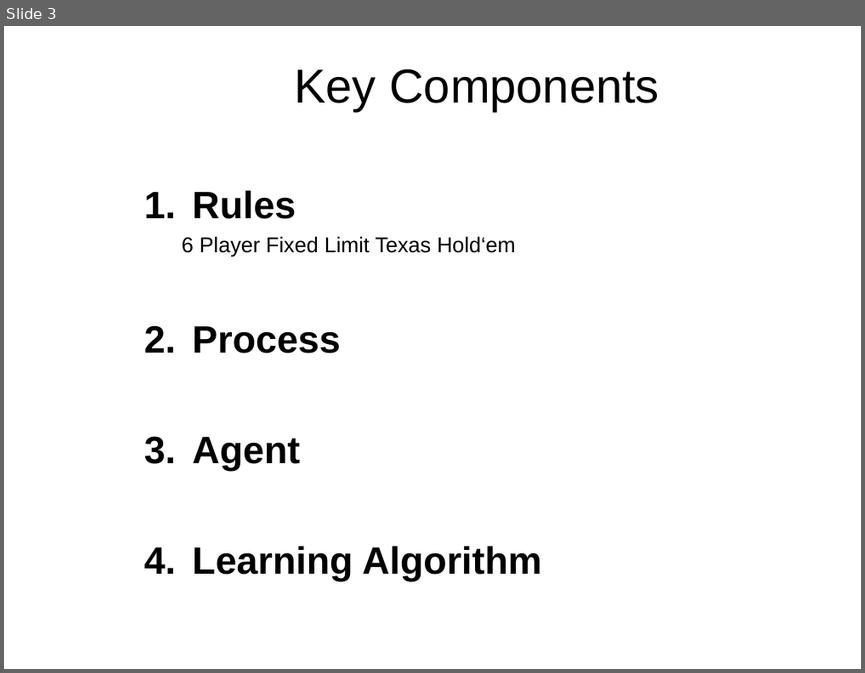
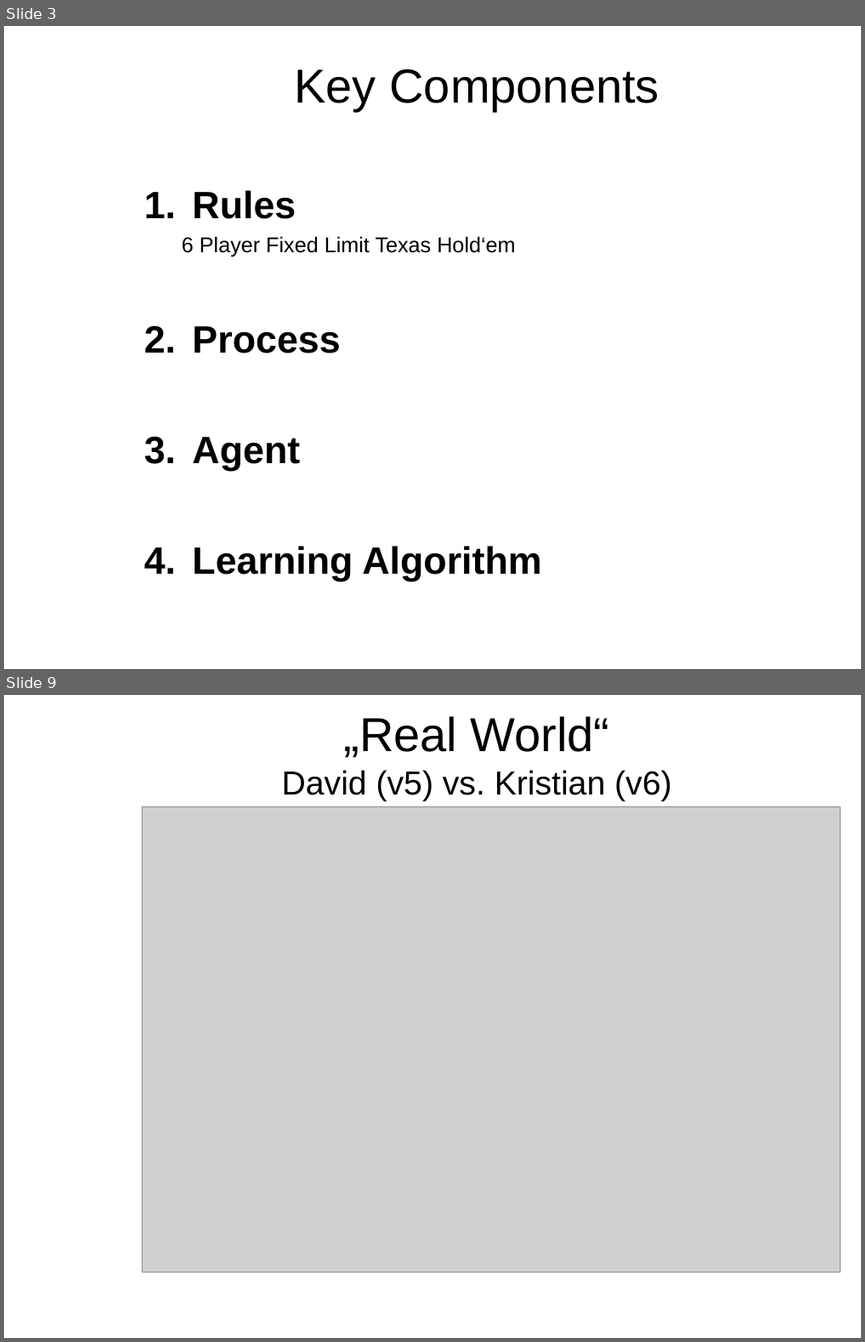
Before and after one commit to stefanfroth/poker, a slide deck: final.ppt. Shown one above the other, each under a label of ours: slide 3 before the commit, slides 3 and 9 after it; the slides between them are not shown. The pictures are 865x673 and 865x1342 pixels, drawn with LibreOffice and Linux fonts; fonts in the diff are those of the drawing; grey boxes stand for pictures; background and template pictures are left out. Boxes give left, top, right and bottom in pixels: in the first picture for what was removed or moved away, otherwise in the second. Text is boxed around its words. In the diff, an @@ line names an element or a change of style, - is before the commit and + after.

```diff
--- a/final.ppt
+++ b/final.ppt
@@ slide 9 added at <box>4,695,861,1338</box>, background picture (left out) @@
@@ title added at <box>282,716,671,801</box>, 28 pt, text #000000 @@
+„Real World“
+David (v5) vs. Kristian (v6)
@@ picture added at <box>142,807,840,1272</box> @@
```
Also in this commit, not shown: 3 slides changed, 4 other slides added, 4 slides removed, 26 other files.
